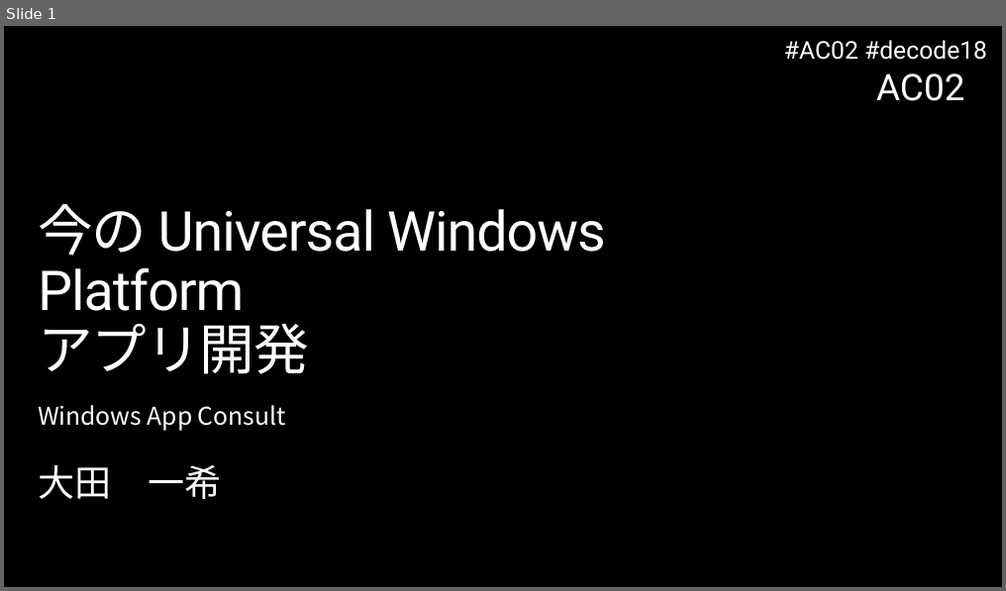
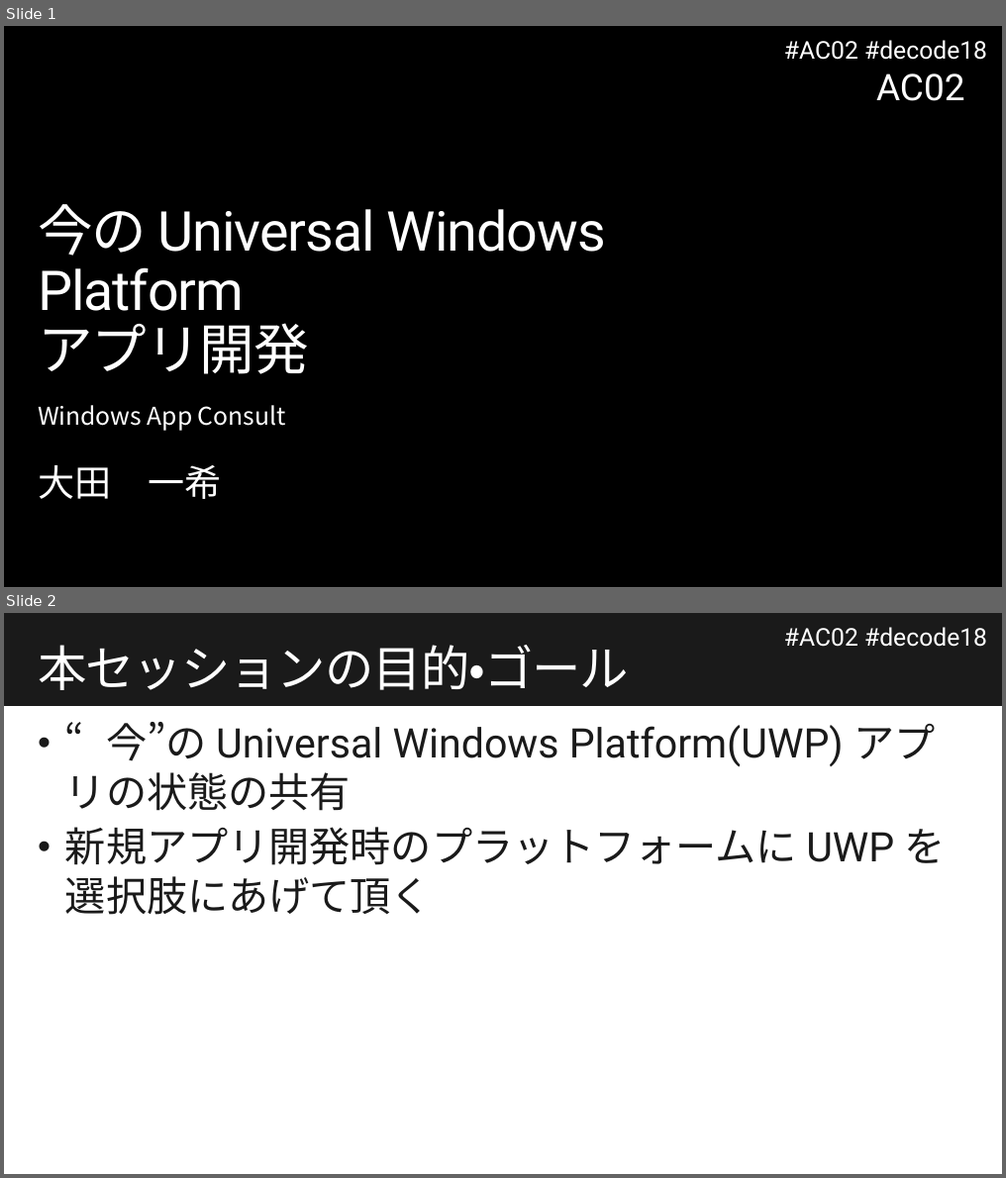
Before and after one commit to runceel/decode2018, a slide deck: docs/AC02.pptx. Shown one above the other, each under a label of ours: slide 1 before the commit, slides 1 and 2 after it. The pictures are 1006x591 and 1006x1178 pixels, drawn with LibreOffice and Linux fonts; fonts in the diff are those of the drawing; background and template pictures are left out. Boxes give left, top, right and bottom in pixels: in the first picture for what was removed or moved away, otherwise in the second. Text is boxed around its words. In the diff, an @@ line names an element or a change of style, - is before the commit and + after.

```diff
--- a/docs/AC02.pptx
+++ b/docs/AC02.pptx
@@ slide 2 added at (x1=4, y1=613, x2=1002, y2=1174), background #FFFFFF; not listed: 1 template element that a slide beside it also shows @@
@@ rectangle added at (x1=4, y1=613, x2=1002, y2=706), fill #1A1A1A @@
@@ text added at (x1=784, y1=627, x2=987, y2=647), 24 pt, text #1A1A1A @@
+#AC02 #decode18
@@ title added at (x1=38, y1=645, x2=629, y2=690), 48 pt, text #FFFFFF @@
+本セッションの目的・ゴール
@@ text added at (x1=65, y1=722, x2=945, y2=915), 40 pt, text #1A1A1A @@
+• “今”の Universal Windows Platform(UWP) アプリの状態の共有
+• 新規アプリ開発時のプラットフォームに UWP を選択肢にあげて頂く
```
Also in this commit, not shown: 9 other slides added.
